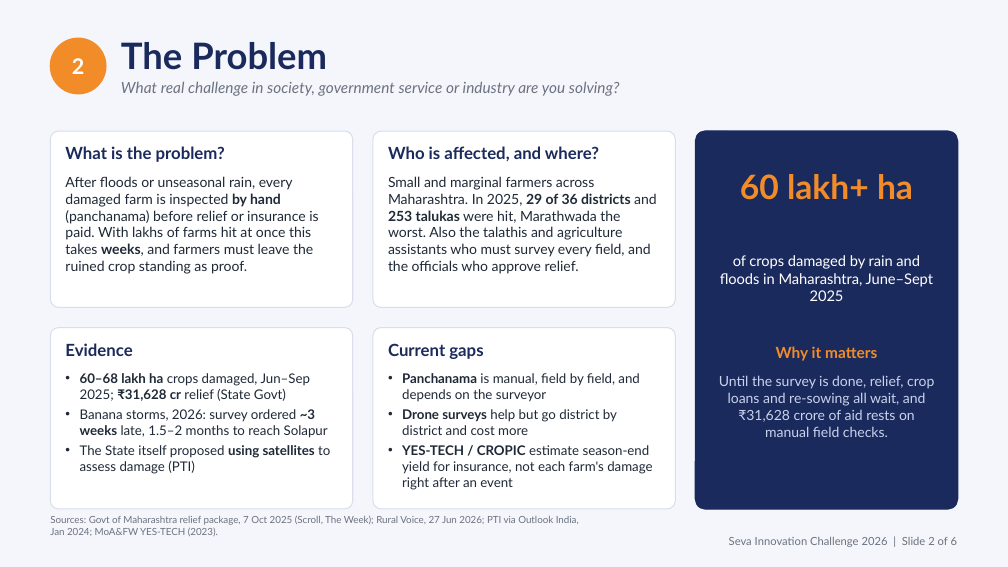
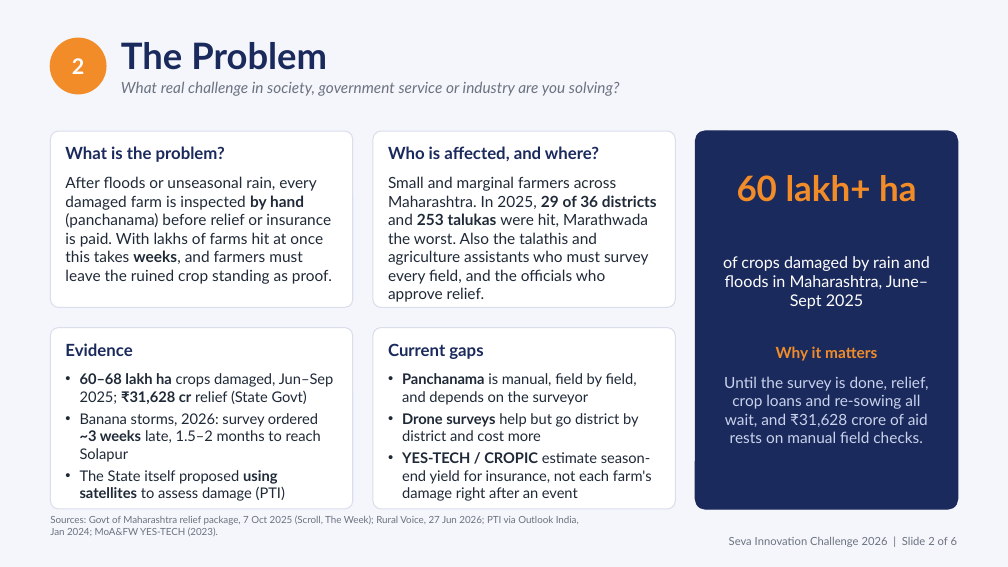
Before and after one commit to sujalappa/pik-drishti, a slide deck: slide 2 of presentation/Pik-drishti_AI_Seva_2026.pptx. Drawn at 1008x567 pixels with LibreOffice and Linux fonts; fonts in the diff are those of the drawing. Boxes give left, top, right and bottom in pixels: in the first picture for what was removed or moved away, otherwise in the second. Text is boxed around its words. In the diff, an @@ line names an element or a change of style, - is before the commit and + after.

```diff
--- a/presentation/Pik-drishti_AI_Seva_2026.pptx
+++ b/presentation/Pik-drishti_AI_Seva_2026.pptx
@@ text "60 lakh+ ha" at [737,175,916,202]: size 24 to 25 pt @@
@@ text "of crops damaged by rain ..." at [723,256,930,309]: size 10.5 to 11.5 pt @@
@@ text "60–68 lakh ha crops damaged, ..." at [80,373,334,501]: size 9.5 to 10.5 pt @@
@@ text "Panchanama is manual, field by ..." at [402,373,652,501]: size 9.5 to 10.5 pt @@
@@ size 10 to 11 pt in 3 elements at [65,176,332,284], [388,176,657,302], [724,376,928,443] @@
```
Also in this commit, not shown: 5 other slides changed, 3 other files.
